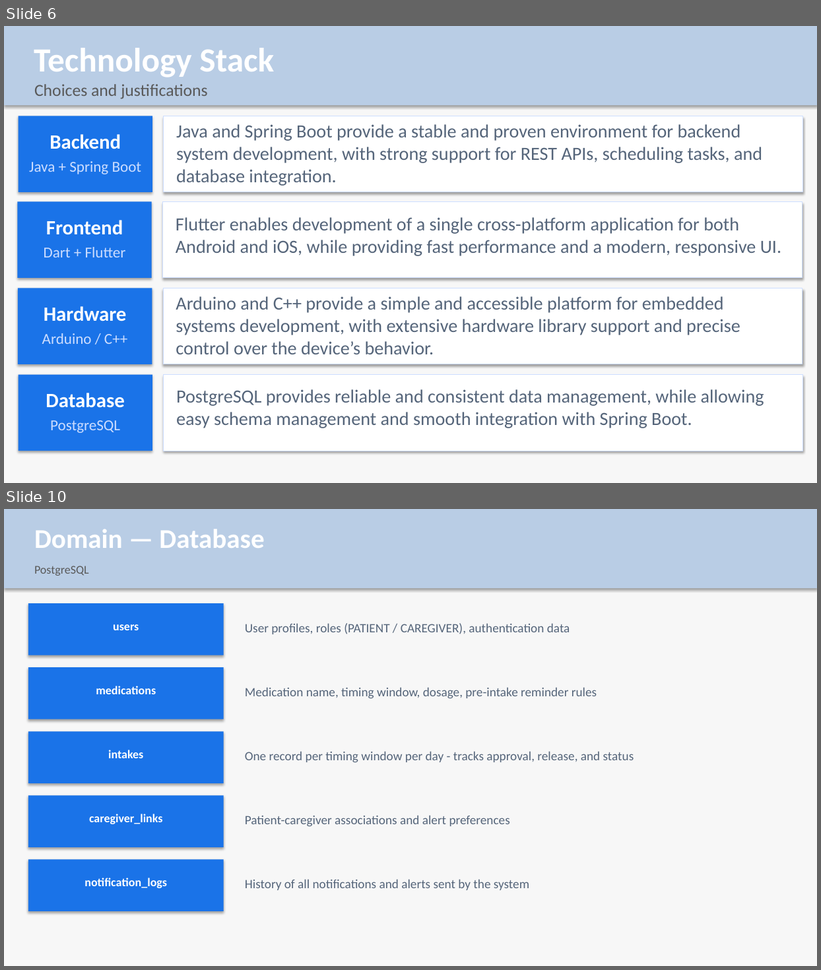
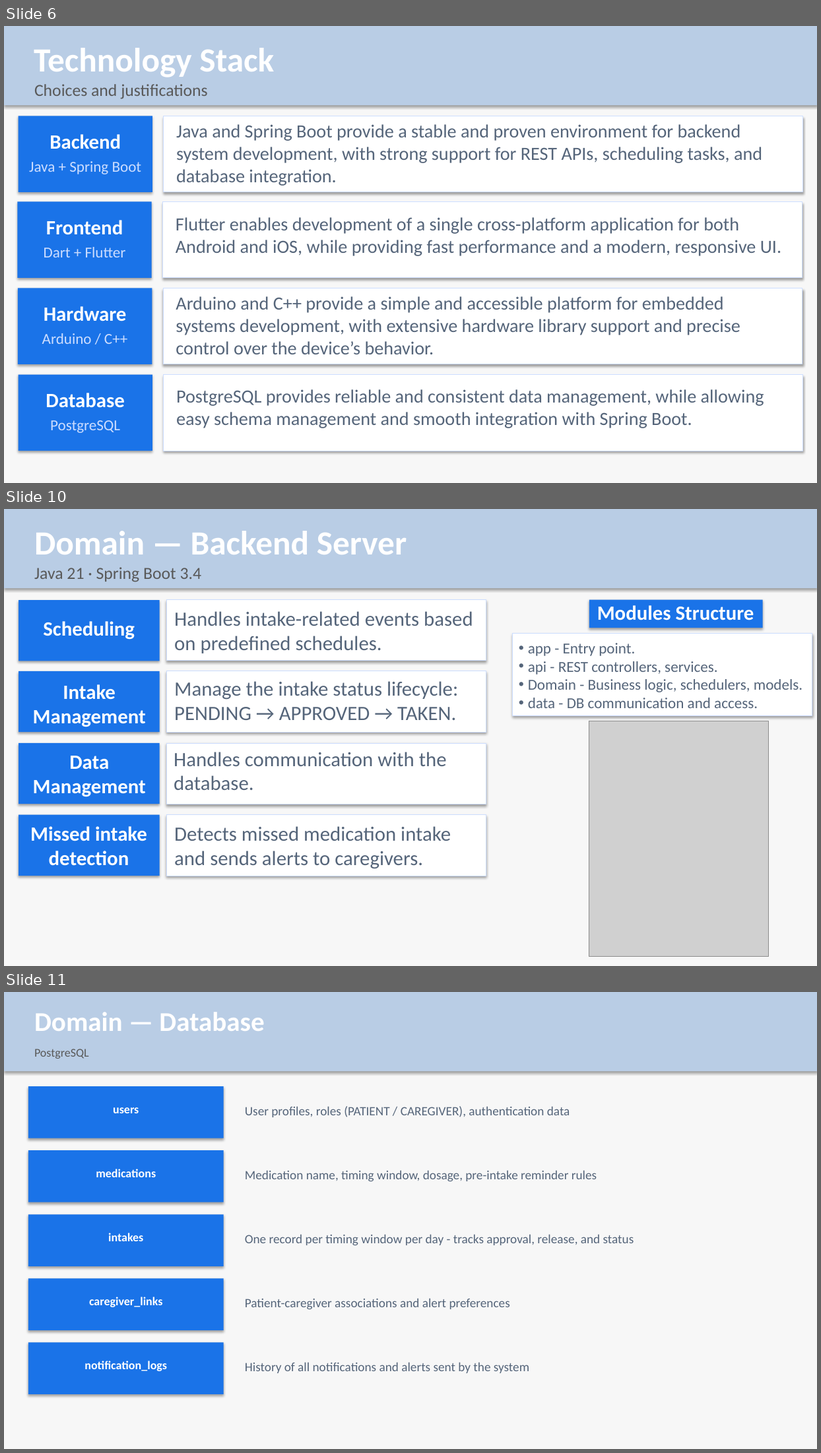
Before and after one commit to Medify-IoTeta/medify, a slide deck: docs/Medify_Presentation.pptx. Shown one above the other, each under a label of ours: slides 6 and 10 before the commit, slides 6, 10 and 11 after it; the slides between them are not shown. The pictures are 821x970 and 821x1453 pixels, drawn with LibreOffice and Linux fonts; fonts in the diff are those of the drawing; grey boxes stand for pictures; background and template pictures are left out. Boxes give left, top, right and bottom in pixels: in the first picture for what was removed or moved away, otherwise in the second. Text is boxed around its words. In the diff, an @@ line names an element or a change of style, - is before the commit and + after.

```diff
--- a/docs/Medify_Presentation.pptx
+++ b/docs/Medify_Presentation.pptx
@@ slide 10 added at (4, 509, 817, 966), background #FFFFFF; not listed: 2 template elements that a slide beside it also shows @@
@@ text added at (34, 531, 407, 555), 40 pt, text #FFFFFF, bold @@
+Domain — Backend Server
@@ text added at (34, 567, 201, 582), 20 pt, text #595959 @@
+Java 21 · Spring Boot 3.4
@@ rectangle added at (19, 601, 160, 661), fill #1A73E8 @@
@@ rectangle added at (167, 600, 486, 661), fill #FFFFFF, outline #CCDDFF 0.75 pt @@
@@ rectangle added at (589, 600, 763, 628), fill #1A73E8 @@
@@ text added at (597, 605, 754, 621), 24 pt, text #FFFFFF, bold @@
+Modules Structure
@@ text added at (43, 621, 135, 640), 24 pt, text #FFFFFF, bold @@
+Scheduling
@@ text added at (174, 611, 473, 654), 24 pt, text #55657A @@
+Handles intake-related events based on predefined schedules.
@@ rectangle added at (513, 634, 812, 716), fill #FFFFFF, outline #CCDDFF 0.75 pt @@
@@ text added at (528, 643, 803, 708), 18 pt, text #55657A @@
+• app - Entry point.
+• api - REST controllers, services.
+• Domain - Business logic, schedulers, models.
+• data - DB communication and access.
@@ rectangle added at (19, 671, 160, 732), fill #1A73E8 @@
@@ text added at (33, 685, 146, 727), 24 pt, text #FFFFFF, bold @@
+Intake Management
@@ rectangle added at (167, 671, 486, 732), fill #FFFFFF, outline #CCDDFF 0.75 pt @@
@@ text added at (174, 681, 458, 720), 24 pt, text #55657A @@
+Manage the intake status lifecycle:
+PENDING → APPROVED → TAKEN.
@@ picture added at (589, 722, 768, 956) @@
@@ rectangle added at (19, 743, 160, 804), fill #1A73E8 @@
@@ rectangle added at (167, 743, 486, 804), fill #FFFFFF, outline #CCDDFF 0.75 pt @@
@@ text added at (33, 756, 146, 797), 24 pt, text #FFFFFF, bold @@
+Data Management
@@ text added at (174, 752, 447, 790), 24 pt, text #55657A @@
+Handles communication with the database.
@@ rectangle added at (19, 815, 160, 876), fill #1A73E8 @@
@@ rectangle added at (167, 815, 486, 876), fill #FFFFFF, outline #CCDDFF 0.75 pt @@
@@ text added at (30, 826, 147, 866), 24 pt, text #FFFFFF, bold @@
+Missed intake detection
@@ text added at (174, 826, 451, 869), 24 pt, text #55657A @@
+Detects missed medication intake and sends alerts to caregivers.
@@ what was slide 10 is now slide 11 @@
```
Also in this commit, not shown: 2 slides changed, 2 other slides added, 2 slides removed.
